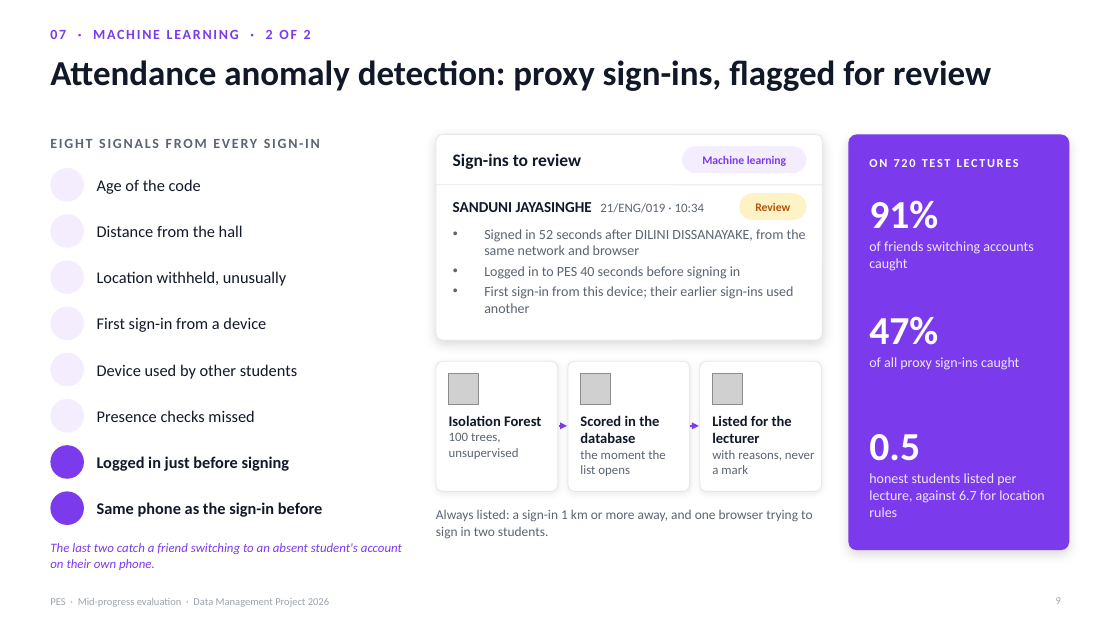
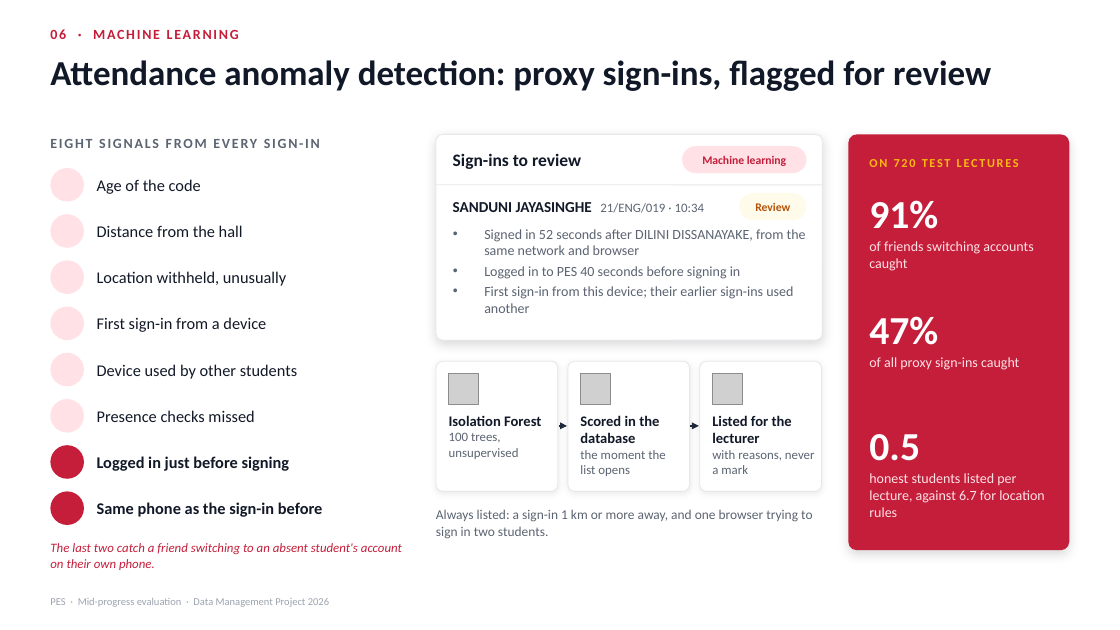
Before and after one commit to Senadheera-eng/Performance-Evaluation-System, a slide deck: slide 8 of presentations/PES_Mid_Progress_Evaluation.pptx (slide 9 before the commit). Drawn at 1120x630 pixels with LibreOffice and Linux fonts; fonts in the diff are those of the drawing; grey boxes stand for pictures; background and template pictures are left out. Boxes give left, top, right and bottom in pixels: in the first picture for what was removed or moved away, otherwise in the second. Text is boxed around its words. In the diff, an @@ line names an element or a change of style, - is before the commit and + after.

Commit message:
Restyle the presentation in PES colours, with a timeline slide
Follows the presenter's cut. Adds a clearer architecture diagram and
splits remaining work from future work; the speech matches the slides.

```diff
--- a/presentations/PES_Mid_Progress_Evaluation.pptx
+++ b/presentations/PES_Mid_Progress_Evaluation.pptx
@@ text at box(50, 29, 239, 39): text changed; text colour #7C3AED to #C41E3A @@
-07 · MACHINE LEARNING · 2 OF 2
+06 · MACHINE LEARNING
@@ text "Machine learning" at box(702, 156, 786, 166): text colour #7C3AED to #C41E3A @@
@@ fill #F3EDFE to #FFE1E6 in 7 elements at box(50, 168, 84, 202), box(50, 214, 84, 248), box(50, 260, 84, 294), box(50, 307, 84, 340), box(50, 353, 84, 386), box(50, 399, 84, 433), box(682, 146, 807, 173) @@
@@ fill #7C3AED to #C41E3A in 3 elements at box(50, 445, 84, 479), box(50, 492, 84, 525), box(849, 134, 1070, 550) @@
@@ text "ON 720 TEST LECTURES" at box(869, 159, 1019, 167): text colour #FFFFFF to #FDB913 @@
@@ rounded rectangle at box(739, 193, 807, 220): fill #FEF3C7 to #FFFBEB @@
@@ arrow (559, 426) - (567, 426): stroke #7C3AED 1.75 pt to #1E293B 1.75 pt @@
@@ arrow (691, 426) - (699, 426): stroke #7C3AED 1.75 pt to #1E293B 1.75 pt @@
@@ text colour #EDE5FD to #FFE1E6 in 3 elements at box(869, 241, 1033, 271), box(869, 357, 1019, 370), box(869, 473, 1044, 517) @@
@@ text "The last two catch a ..." at box(50, 543, 402, 570): text colour #7C3AED to #C41E3A @@
@@ page number removed at box(1056, 597, 1061, 604) @@
-9
```
Also in this commit, not shown: 10 other slides changed, 2 slides added, 4 slides removed, 1 other file.
